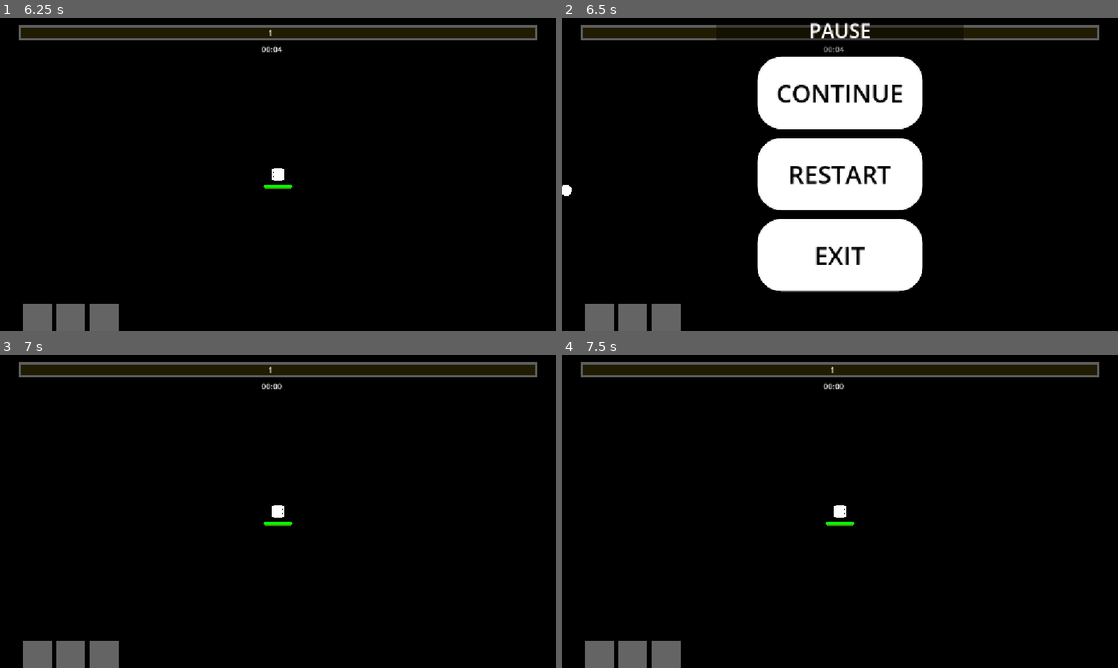
Above: before the commit, frames 1-4 (two rows, left to right).
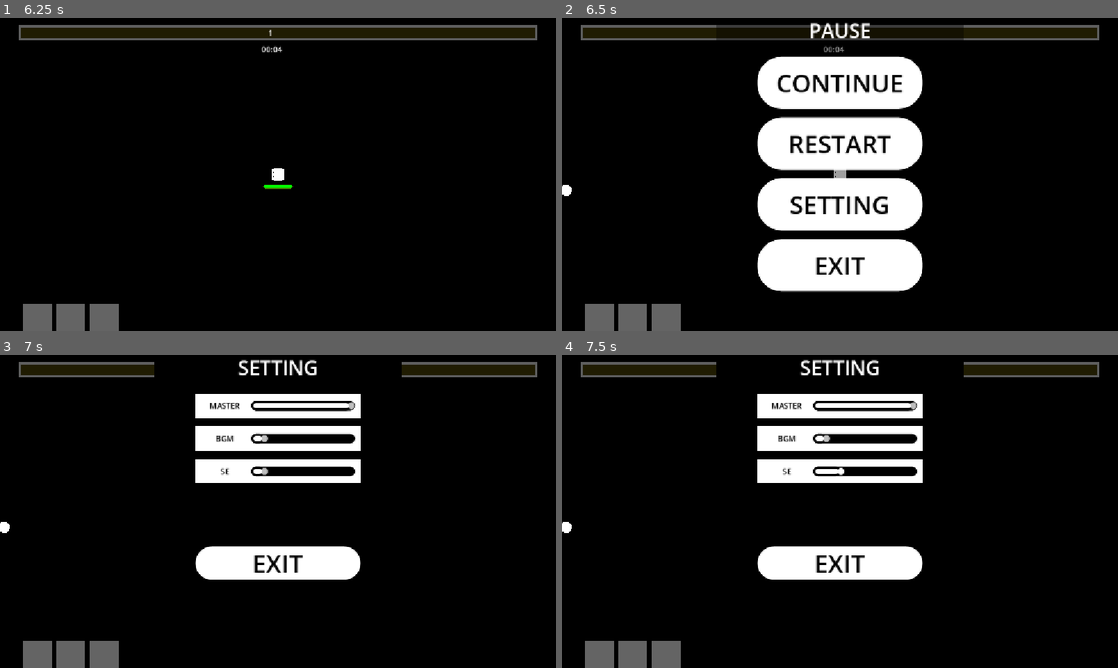
Above: after the commit, the same moments.

Repository: YamatoRyukyu/Unordered
Game: Godot game, scene res://Scenes/GameSequence/title.tscn
Two runs of this game, one before a commit and one after it. Both use one fixed random seed, a clock stepped at 60 frames per second and the inputs below.
Inputs (mouse positions are in pixels of both pictures, inside the frame that each line leads up to):
- Up to frame 1 (6.25 s): click "START" at 0.5 s; click (44, 290) at 1.27 s; click "START" at 2 s; tap Enter at 2.75, 4.25, 5.75 s; move the mouse to (400, 158) at 2.77 s; hold Right (move_right) 2.78-3.53 s; tap Space at 3.5, 5 s; move the mouse to (166, 190) at 3.52 s; hold Down (move_down) 3.53-4.28 s; move the mouse to (333, 105) at 4.27 s; hold Right (move_right) 4.28-5.03 s; move the mouse to (250, 237) at 5.02 s; hold Up (move_up) 5.03-5.78 s; move the mouse to (444, 221) at 5.77 s; hold Left (move_left) from 5.78 s (still down)
- Up to frame 2 (6.5 s): keep holding Left (move_left); tap Escape (pause) at 6.4 s
- Up to frame 3 (7 s): release Left (move_left) at 6.5 s; click (278, 542) at 6.5 s, where only the run after the commit has a clickable "SETTING"
- Up to frame 4 (7.5 s): click (840, 480) at 7.25 s, where only the run after the commit has a clickable "RESTART"

Frame 1 is identical in both runs. In frame 2, 7.8% of the frame differs, in the area x 35-65%, y 18-82%; in frame 3, 11%; in frame 4, 11%, in the area x 0-73%, y 1-72%.

Commit message:
[feature]audio volume setting

Diff:
--- a/Scenes/GameSequence/pause.gd
+++ b/Scenes/GameSequence/pause.gd
@@ -18,3 +18,7 @@
 func _on_exit_button_button_down() -> void:
 	get_tree().paused =false
 	GameManager.load_title_scene()
+
+
+func _on_setting_button_down() -> void:
+	GameManager.load_setting_scene()
--- a/Scenes/GameSequence/pause.tscn
+++ b/Scenes/GameSequence/pause.tscn
@@ -120,6 +120,21 @@
 theme_override_styles/focus = SubResource("StyleBoxFlat_b8cf6")
 text = "RESTART"
 
+[node name="SettingButton" type="Button" parent="Control/VBoxContainer"]
+layout_mode = 2
+size_flags_vertical = 3
+theme_override_colors/font_color = Color(0, 0, 0, 1)
+theme_override_colors/font_focus_color = Color(0, 0, 0, 1)
+theme_override_colors/font_pressed_color = Color(1, 1, 1, 1)
+theme_override_colors/font_disabled_color = Color(0, 0, 0, 1)
+theme_override_font_sizes/font_size = 51
+theme_override_styles/normal = SubResource("StyleBoxFlat_xel1c")
+theme_override_styles/pressed = SubResource("StyleBoxFlat_tpp1l")
+theme_override_styles/hover = SubResource("StyleBoxFlat_1ji6u")
+theme_override_styles/disabled = SubResource("StyleBoxFlat_j5eqk")
+theme_override_styles/focus = SubResource("StyleBoxFlat_b8cf6")
+text = "SETTING"
+
 [node name="ExitButton" type="Button" parent="Control/VBoxContainer"]
 process_mode = 3
 layout_mode = 2
@@ -138,4 +153,5 @@
 
 [connection signal="button_down" from="Control/VBoxContainer/ContinueButton" to="." method="_on_continue_button_button_down"]
 [connection signal="button_down" from="Control/VBoxContainer/RestartButton" to="." method="_on_restart_button_button_down"]
+[connection signal="button_down" from="Control/VBoxContainer/SettingButton" to="." method="_on_setting_button_down"]
 [connection signal="button_down" from="Control/VBoxContainer/ExitButton" to="." method="_on_exit_button_button_down"]
--- /dev/null
+++ b/Scenes/GameSequence/setting.gd
@@ -0,0 +1,30 @@
+extends CanvasLayer
+
+var master_slider: Slider
+var bgm_slider: Slider
+var se_slider: Slider
+
+func _ready() -> void:
+	master_slider =%Master
+	bgm_slider =%BGM
+	se_slider =%SE
+
+	_slider_value_init(master_slider, AudioManager.get_master_volume_linear())
+	_slider_value_init(bgm_slider, AudioManager.get_bgm_volume_linear())
+	_slider_value_init(se_slider, AudioManager.get_sfx_volume_linear())
+
+func _slider_value_init(slider: Slider, value: float):
+	slider.value =value
+
+func _on_master_value_changed(value: float) -> void:
+	AudioManager.set_master_volume(value)
+
+func _on_bgm_value_changed(value: float) -> void:
+	AudioManager.set_bgm_volume(value)
+
+func _on_se_value_changed(value: float) -> void:
+	AudioManager.set_sfx_volume(value)
+
+
+func _on_exit_button_down() -> void:
+	self.queue_free()
--- /dev/null
+++ b/Scenes/GameSequence/setting.tscn
@@ -0,0 +1,273 @@
+[gd_scene load_steps=9 format=3 uid="uid://b16ye4xcsofo3"]
+
+[ext_resource type="Script" uid="uid://bd5nqv05l2qg5" path="res://Scenes/GameSequence/setting.gd" id="1_glj7b"]
+
+[sub_resource type="StyleBoxFlat" id="StyleBoxFlat_cwq3p"]
+content_margin_top = 10.0
+content_margin_bottom = 10.0
+bg_color = Color(0, 0, 0, 1)
+border_width_left = 5
+border_width_top = 5
+border_width_right = 5
+border_width_bottom = 5
+border_color = Color(0, 0, 0, 1)
+corner_radius_top_left = 50
+corner_radius_top_right = 50
+corner_radius_bottom_right = 50
+corner_radius_bottom_left = 50
+corner_detail = 20
+
+[sub_resource type="StyleBoxFlat" id="StyleBoxFlat_glj7b"]
+content_margin_top = 10.0
+content_margin_bottom = 10.0
+bg_color = Color(1, 1, 1, 1)
+border_width_left = 5
+border_width_top = 5
+border_width_right = 5
+border_width_bottom = 5
+border_color = Color(0, 0, 0, 1)
+corner_radius_top_left = 50
+corner_radius_top_right = 50
+corner_radius_bottom_right = 50
+corner_radius_bottom_left = 50
+corner_detail = 20
+
+[sub_resource type="StyleBoxFlat" id="StyleBoxFlat_ucniu"]
+bg_color = Color(1, 1, 1, 1)
+corner_radius_top_left = 50
+corner_radius_top_right = 50
+corner_radius_bottom_right = 50
+corner_radius_bottom_left = 50
+
+[sub_resource type="StyleBoxFlat" id="StyleBoxFlat_8lbmi"]
+bg_color = Color(0, 0, 0, 1)
+border_width_left = 10
+border_width_top = 10
+border_width_right = 10
+border_width_bottom = 10
+border_color = Color(1, 1, 1, 1)
+corner_radius_top_left = 50
+corner_radius_top_right = 50
+corner_radius_bottom_right = 50
+corner_radius_bottom_left = 50
+
+[sub_resource type="StyleBoxFlat" id="StyleBoxFlat_tpkm8"]
+bg_color = Color(0.6378432, 0.6378432, 0.63784313, 1)
+corner_radius_top_left = 50
+corner_radius_top_right = 50
+corner_radius_bottom_right = 50
+corner_radius_bottom_left = 50
+
+[sub_resource type="StyleBoxFlat" id="StyleBoxFlat_h1qrd"]
+bg_color = Color(1, 1, 1, 1)
+corner_radius_top_left = 50
+corner_radius_top_right = 50
+corner_radius_bottom_right = 50
+corner_radius_bottom_left = 50
+
+[sub_resource type="StyleBoxFlat" id="StyleBoxFlat_7espx"]
+bg_color = Color(0.6, 0.6, 0.6, 0)
+
+[node name="Setting" type="CanvasLayer"]
+process_mode = 3
+layer = 30
+script = ExtResource("1_glj7b")
+
+[node name="Control" type="Control" parent="."]
+layout_mode = 3
+anchors_preset = 13
+anchor_left = 0.5
+anchor_right = 0.5
+anchor_bottom = 1.0
+offset_left = -257.0
+offset_top = -2.0
+offset_right = 257.0
+offset_bottom = 2.0
+grow_horizontal = 2
+grow_vertical = 2
+
+[node name="ColorRect" type="ColorRect" parent="Control"]
+layout_mode = 1
+anchors_preset = 15
+anchor_right = 1.0
+anchor_bottom = 1.0
+grow_horizontal = 2
+grow_vertical = 2
+color = Color(0, 0, 0, 1)
+
+[node name="Label" type="Label" parent="Control"]
+layout_mode = 1
+anchors_preset = 5
+anchor_left = 0.5
+anchor_right = 0.5
+offset_left = -61.5
+offset_right = 61.5
+offset_bottom = 57.0
+grow_horizontal = 2
+theme_override_font_sizes/font_size = 41
+text = "SETTING"
+horizontal_alignment = 1
+
+[node name="VBoxContainer" type="VBoxContainer" parent="Control"]
+layout_mode = 1
+anchors_preset = 15
+anchor_right = 1.0
+anchor_bottom = 1.0
+offset_left = 86.0
+offset_top = 82.0
+offset_right = -86.0
+offset_bottom = -84.0
+grow_horizontal = 2
+grow_vertical = 2
+theme_override_constants/separation = 18
+
+[node name="MasterVolume" type="Control" parent="Control/VBoxContainer"]
+custom_minimum_size = Vector2(0, 50)
+layout_mode = 2
+
+[node name="ColorRect" type="ColorRect" parent="Control/VBoxContainer/MasterVolume"]
+layout_mode = 1
+anchors_preset = 15
+anchor_right = 1.0
+anchor_bottom = 1.0
+grow_horizontal = 2
+grow_vertical = 2
+
+[node name="HBoxContainer" type="HBoxContainer" parent="Control/VBoxContainer/MasterVolume"]
+layout_mode = 1
+anchors_preset = 15
+anchor_right = 1.0
+anchor_bottom = 1.0
+offset_left = 11.0
+offset_right = -11.0
+grow_horizontal = 2
+grow_vertical = 2
+
+[node name="Label" type="Label" parent="Control/VBoxContainer/MasterVolume/HBoxContainer"]
+custom_minimum_size = Vector2(100, 0)
+layout_mode = 2
+theme_override_colors/font_color = Color(0, 0, 0, 1)
+text = "MASTER"
+horizontal_alignment = 1
+vertical_alignment = 1
+
+[node name="Master" type="HSlider" parent="Control/VBoxContainer/MasterVolume/HBoxContainer"]
+unique_name_in_owner = true
+layout_mode = 2
+size_flags_horizontal = 3
+size_flags_vertical = 1
+theme_override_styles/slider = SubResource("StyleBoxFlat_cwq3p")
+theme_override_styles/grabber_area = SubResource("StyleBoxFlat_glj7b")
+theme_override_styles/grabber_area_highlight = SubResource("StyleBoxFlat_glj7b")
+max_value = 1.0
+step = 0.05
+value = 0.45
+
+[node name="BGMVolume" type="Control" parent="Control/VBoxContainer"]
+custom_minimum_size = Vector2(0, 50)
+layout_mode = 2
+
+[node name="ColorRect" type="ColorRect" parent="Control/VBoxContainer/BGMVolume"]
+layout_mode = 1
+anchors_preset = 15
+anchor_right = 1.0
+anchor_bottom = 1.0
+grow_horizontal = 2
+grow_vertical = 2
+
+[node name="HBoxContainer" type="HBoxContainer" parent="Control/VBoxContainer/BGMVolume"]
+layout_mode = 1
+anchors_preset = 15
+anchor_right = 1.0
+anchor_bottom = 1.0
+offset_left = 11.0
+offset_right = -11.0
+grow_horizontal = 2
+grow_vertical = 2
+
+[node name="Label" type="Label" parent="Control/VBoxContainer/BGMVolume/HBoxContainer"]
+custom_minimum_size = Vector2(100, 0)
+layout_mode = 2
+theme_override_colors/font_color = Color(0, 0, 0, 1)
+text = "BGM"
+horizontal_alignment = 1
+vertical_alignment = 1
+
+[node name="BGM" type="HSlider" parent="Control/VBoxContainer/BGMVolume/HBoxContainer"]
+unique_name_in_owner = true
+layout_mode = 2
+size_flags_horizontal = 3
+size_flags_vertical = 1
+theme_override_styles/slider = SubResource("StyleBoxFlat_cwq3p")
+theme_override_styles/grabber_area = SubResource("StyleBoxFlat_glj7b")
+theme_override_styles/grabber_area_highlight = SubResource("StyleBoxFlat_glj7b")
+max_value = 1.0
+step = 0.05
+value = 0.45
+
+[node name="SEVolume" type="Control" parent="Control/VBoxContainer"]
+custom_minimum_size = Vector2(0, 50)
+layout_mode = 2
+
+[node name="ColorRect" type="ColorRect" parent="Control/VBoxContainer/SEVolume"]
+layout_mode = 1
+anchors_preset = 15
+anchor_right = 1.0
+anchor_bottom = 1.0
+grow_horizontal = 2
+grow_vertical = 2
+
+[node name="HBoxContainer" type="HBoxContainer" parent="Control/VBoxContainer/SEVolume"]
+layout_mode = 1
+anchors_preset = 15
+anchor_right = 1.0
+anchor_bottom = 1.0
+offset_left = 11.0
+offset_right = -11.0
+grow_horizontal = 2
+grow_vertical = 2
+
+[node name="Label" type="Label" parent="Control/VBoxContainer/SEVolume/HBoxContainer"]
+custom_minimum_size = Vector2(100, 0)
+layout_mode = 2
+theme_override_colors/font_color = Color(0, 0, 0, 1)
+text = "SE"
+horizontal_alignment = 1
+vertical_alignment = 1
+
+[node name="SE" type="HSlider" parent="Control/VBoxContainer/SEVolume/HBoxContainer"]
+unique_name_in_owner = true
+layout_mode = 2
+size_flags_horizontal = 3
+size_flags_vertical = 1
+theme_override_styles/slider = SubResource("StyleBoxFlat_cwq3p")
+theme_override_styles/grabber_area = SubResource("StyleBoxFlat_glj7b")
+theme_override_styles/grabber_area_highlight = SubResource("StyleBoxFlat_glj7b")
+max_value = 1.0
+step = 0.05
+value = 0.45
+
+[node name="Exit" type="Button" parent="Control"]
+process_mode = 3
+layout_mode = 0
+offset_left = 86.0
+offset_top = 398.0
+offset_right = 428.0
+offset_bottom = 468.0
+size_flags_vertical = 10
+theme_override_colors/font_color = Color(0, 0, 0, 1)
+theme_override_colors/font_focus_color = Color(0, 0, 0, 1)
+theme_override_colors/font_pressed_color = Color(1, 1, 1, 1)
+theme_override_colors/font_disabled_color = Color(0, 0, 0, 1)
+theme_override_font_sizes/font_size = 51
+theme_override_styles/normal = SubResource("StyleBoxFlat_ucniu")
+theme_override_styles/pressed = SubResource("StyleBoxFlat_8lbmi")
+theme_override_styles/hover = SubResource("StyleBoxFlat_tpkm8")
+theme_override_styles/disabled = SubResource("StyleBoxFlat_h1qrd")
+theme_override_styles/focus = SubResource("StyleBoxFlat_7espx")
+text = "EXIT"
+
+[connection signal="value_changed" from="Control/VBoxContainer/MasterVolume/HBoxContainer/Master" to="." method="_on_master_value_changed"]
+[connection signal="value_changed" from="Control/VBoxContainer/BGMVolume/HBoxContainer/BGM" to="." method="_on_bgm_value_changed"]
+[connection signal="value_changed" from="Control/VBoxContainer/SEVolume/HBoxContainer/SE" to="." method="_on_se_value_changed"]
+[connection signal="button_down" from="Control/Exit" to="." method="_on_exit_button_down"]
--- a/Scripts/Singletons/audio_manager.gd
+++ b/Scripts/Singletons/audio_manager.gd
@@ -3,6 +3,7 @@
 const BGM_BUS_NAME ="BGM"
 const SFX_BUS_NAME ="SFX"
 
+var master_bus_index =0
 @onready var bgm_bus_index = AudioServer.get_bus_index(BGM_BUS_NAME)
 @onready var sfx_bus_index = AudioServer.get_bus_index(SFX_BUS_NAME)
 
@@ -13,6 +14,8 @@
 		push_error("Audio Bus '%s' not found" % BGM_BUS_NAME)
 	if sfx_bus_index ==-1:
 		push_error("Audio Bus '%s' not found" %SFX_BUS_NAME)
+
+	AudioServer.set_bus_volume_linear(master_bus_index, 1)
 	set_bgm_volume(0.1)
 	set_sfx_volume(0.1)
 
@@ -55,3 +58,19 @@
 	if sfx_bus_index == -1:
 		return
 	AudioServer.set_bus_volume_db(sfx_bus_index, linear_to_db(clampf(linear_volume, 0.0, 1.0)))
+
+func set_master_volume(linear_volume: float):
+	AudioServer.set_bus_volume_db(master_bus_index, linear_to_db(clampf(linear_volume, 0.0, 1.0)))
+
+func get_master_volume_linear() -> float:
+	return AudioServer.get_bus_volume_linear(master_bus_index)
+
+func get_bgm_volume_linear() -> float:
+	if bgm_bus_index ==-1:
+		return -1
+	return AudioServer.get_bus_volume_linear(bgm_bus_index)
+
+func get_sfx_volume_linear() -> float:
+	if sfx_bus_index ==-1:
+		return -1
+	return AudioServer.get_bus_volume_linear(sfx_bus_index)
--- a/Scripts/Singletons/game_manager.gd
+++ b/Scripts/Singletons/game_manager.gd
@@ -5,6 +5,7 @@
 var game_scene_path: String = "res://Scenes/GameSequence/survive_game.tscn"
 var game_over_scene_path: String = "res://Scenes/GameSequence/result.tscn"
 var upgrade_scene_path: String = "res://Scenes/UpgradeScreen/upgrade_screen.tscn"
+var setting_scene_path: String = "res://Scenes/GameSequence/setting.tscn"
 
 var inited_save_res_path: String ="res://Datas/InitedSaveData.tres"
 var save_res_path: String ="user://SaveData.tres"
@@ -47,6 +48,11 @@
 func load_upgrade_scene():
 	get_tree().change_scene_to_file(upgrade_scene_path)
 
+func load_setting_scene():
+	var setting_scene: PackedScene =load(setting_scene_path)
+	var setting_scene_instance: Node =setting_scene.instantiate()
+	add_child(setting_scene_instance)
+
 func load_save_data():
 	if ResourceLoader.exists(save_res_path):
 		save_res =ResourceLoader.load(save_res_path) as SaveData
Not shown, added: Scenes/GameSequence/setting.gd.uid
